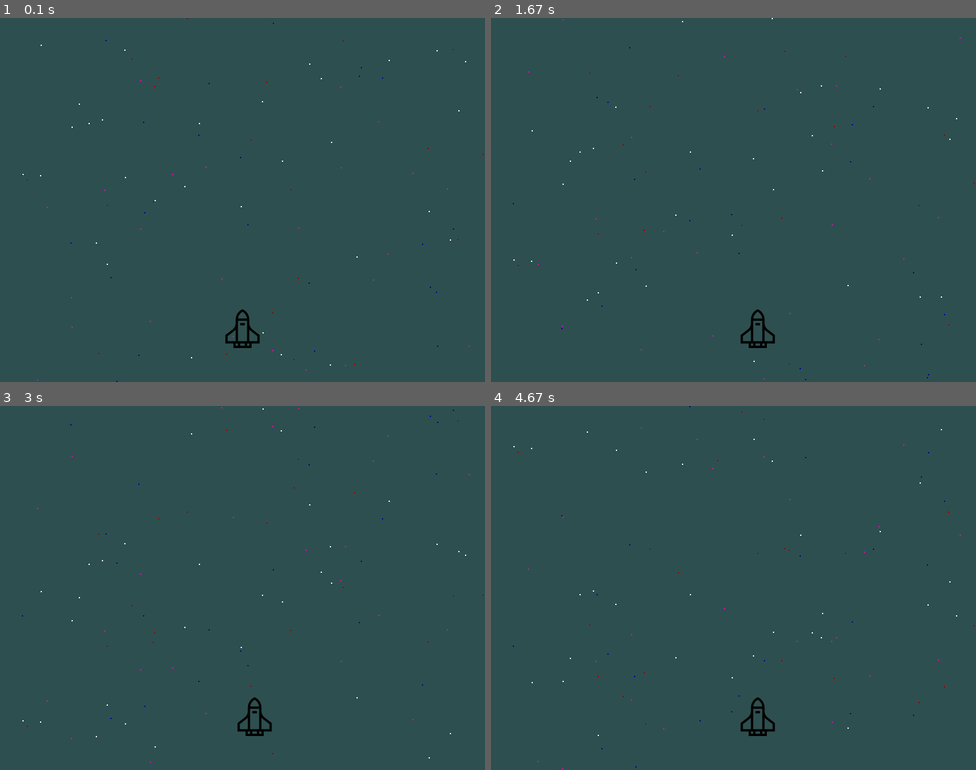
Above: before the commit, frames 1-4 (two rows, left to right).
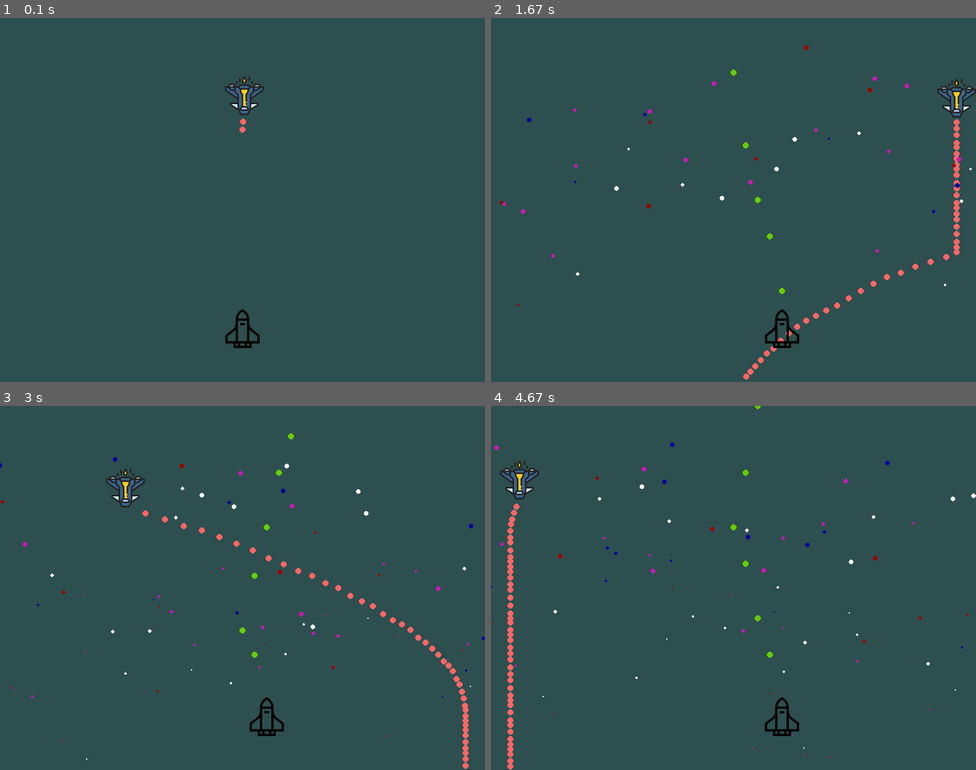
Above: after the commit, the same moments.

Repository: icynewyear/spacebolds-pygame
Game: pygame game, started from main.py
Same seed, same stepped clock (60 frames per second), same inputs: the game is played once before the commit and once after it.
Inputs:
- Up to frame 1 (0.1 s): no input
- Up to frame 2 (1.67 s): tap Space at 0.33, 0.73, 1.03, 1.23, 1.53 s; hold Right 0.67-1.13 s; hold Right 1.17-1.63 s
- Up to frame 3 (3 s): hold Left 1.67-2.2 s; tap Space at 1.73, 2.03, 2.3, 2.6, 2.73 s; hold Left 2.23-2.63 s; hold Right from 2.67 s (still down)
- Up to frame 4 (4.67 s): tap Space at 3.03, 3.4, 3.7, 3.9, 4.2, 4.4 s; release Right at 3.3 s; hold Left 3.33-3.8 s; hold Right 3.83-4.3 s; hold Right from 4.33 s (still down)

The runs differ from the first frame. In frame 1, 0.5% of the frame differs, in the area x 4-100%, y 0-100%; in frame 2, 1.9%; in frame 3, 1.9%; in frame 4, 2.0%, in the area x 0-100%, y 0-100%.

Commit message:
major refactoring. added non functional projectiles

Diff:
--- a/colors.py
+++ b/colors.py
@@ -3,4 +3,7 @@
 RED = (153,0,0)
 BLUE = (0,0,153)
 
+PLAYER_GUN = (102,204,0)
+ALIEN_GUN = (255,102,102)
+
 STAR_COLORS = (WHITE, PINK, RED, BLUE)
--- a/entity.py
+++ b/entity.py
@@ -1,15 +1,18 @@
-import pygame
+import pygame, random
 
 from settings import SCREEN_WIDTH, SCREEN_HEIGHT
+from projectiles import Bullet, BulletManager
+from colors import *
 
 
 class SpaceEntity(pygame.sprite.Sprite):
-    def __init__(self):
+    def __init__(self, screen):
         pygame.sprite.Sprite.__init__(self)
+        self.screen = screen
 
 class SpaceActor(SpaceEntity):
-    def __init__(self, icon, speed, x, y):
-        SpaceEntity.__init__(self)
+    def __init__(self, screen, icon, speed, x, y):
+        SpaceEntity.__init__(self, screen)
         self.image = icon
         self.speed = speed
         self.rect = self.image.get_rect()
@@ -17,6 +20,7 @@
         self.rect.y = y
         self.x_move_amount = 0.0
         self.y_move_amount = 0.0
+        self.bullet_manager = BulletManager(self.screen)
 
     def move(self, x_amount, y_amount):
         self.x_move_amount = x_amount
@@ -42,7 +46,48 @@
 
     def update(self):
         self.do_movement()
+        self.bullet_manager.update()
+        self.bullet_manager.render()
+
+class Alien(SpaceActor):
+    def __init__(self, screen, icon, speed, x, y):
+        SpaceActor.__init__(self, screen, icon, speed, x, y)
+        self.direction = random.randint(0,1)
+
+    def shoot(self):
+        bullet = Bullet(self.bullet_manager, self.rect.x+(self.image.get_width()/2), self.rect.y+self.image.get_height(), 10, ALIEN_GUN)
+        self.bullet_manager.add_projectile(bullet)
+
+    def move(self):
+        if self.direction == 1:
+            self.x_move_amount += self.speed
+            if self.rect.x >= SCREEN_WIDTH-self.image.get_width(): self.direction = 0
+        elif self.direction == 0:
+            self.x_move_amount -= self.speed
+            if self.rect.x <= 0: self.direction = 1
+        self.y_move_amount = random.randint(-self.speed*3,self.speed*3)
+
+    def update(self):
+        self.move()
+        self.shoot()
+        super().update()
+
 
 class Player(SpaceActor):
-    def __init__(self, icon, speed, x, y):
-        SpaceActor.__init__(self, icon, speed, x, y)
+    def __init__(self, screen, icon, speed, x, y):
+        SpaceActor.__init__(self, screen, icon, speed, x, y)
+        self.player_move = 0
+
+    def shoot(self):
+        bullet = Bullet(self.bullet_manager, self.rect.x+(self.image.get_width()/2), self.rect.y, -10, PLAYER_GUN)
+        self.bullet_manager.add_projectile(bullet)
+
+    def check_hits(self, alien_sprites):
+        for asprite in alien_sprites:
+            for bullet in self.bullet_manager.projectiles:
+                if bullet.rect.colliderect(asprite.rect):
+                    print(asprite)
+
+    def update(self):
+        self.move(self.player_move,0)
+        super().update()
--- /dev/null
+++ b/entity_factory.py
@@ -0,0 +1,30 @@
+import pygame
+
+from settings import SCREEN_WIDTH, SCREEN_HEIGHT
+from entity import Player, Alien
+from render import screen
+
+
+#player
+playerIcon = pygame.image.load('resources/spaceship.png')
+playerX = SCREEN_WIDTH/2 - playerIcon.get_width()/2
+playerY = 480
+player_speed = 10
+
+
+#Enemy
+alienIcon = pygame.transform.flip(pygame.image.load('resources/enemy.png'), False, True)
+alienX = SCREEN_WIDTH/2 - alienIcon.get_width()/2
+alienY = 100
+alien_speed = 1
+
+all_sprites = pygame.sprite.Group()
+alien_sprites = pygame.sprite.Group()
+player_bullets = pygame.sprite.Group()
+
+player = Player(screen, playerIcon, player_speed, playerX, playerY)
+alien = Alien(screen, alienIcon, alien_speed, alienX, alienY)
+
+all_sprites.add(player)
+all_sprites.add(alien)
+alien_sprites.add(alien)
--- a/main.py
+++ b/main.py
@@ -1,74 +1,62 @@
 import sys, pygame
 from pygame.color import Color
 
+from render import screen
+from settings import SCREEN_WIDTH, SCREEN_HEIGHT
+from space_map import Star
+from particles import ParticlePrinciple
 
-from settings import SCREEN_WIDTH, SCREEN_HEIGHT
-from entity import Player
-from space_map import Star
+from entity_factory import all_sprites, alien_sprites, player, alien
 
 pygame.init()
 
-screen_title = "Koboldka"
-icon = pygame.image.load('resources/goblin.png')
-
 bg_color = Color(46, 79, 79)
 
-#player
-playerIcon = pygame.image.load('resources/spaceship.png')
-playerX = SCREEN_WIDTH/2 - playerIcon.get_width()/2
-#playerY = SCREEN_HEIGHT/2 - playerIcon.get_height()/2
-playerY = 480
-player_speed = 5
-player_move = 0
 
-
-
-#Set core display
-screen = pygame.display.set_mode((SCREEN_WIDTH, SCREEN_HEIGHT))
-pygame.display.set_caption(screen_title)
-pygame.display.set_icon(icon)
-
-#instantiate player
-
-
-all_sprites = pygame.sprite.Group()
-player = Player(playerIcon, player_speed, playerX, playerY)
-all_sprites.add(player)
-
-star_field = pygame.sprite.Group()
-for s in range(100):
-    star = Star()
-    star_field.add(star)
+#star_field = pygame.sprite.Group()
+#for s in range(100):
+#    star = Star()
+#    star_field.add(star)
 
 clock = pygame.time.Clock()
 
+#Partile tests
+particle1 = ParticlePrinciple(screen)
 
+PARTICLE_EVENT = pygame.USEREVENT + 1
+pygame.time.set_timer(PARTICLE_EVENT, 40)
+player_move = 0
 #Core Game Loop
 while 1:
-
-
     for event in pygame.event.get():
         if event.type == pygame.QUIT: sys.exit()
         if event.type == pygame.KEYDOWN:
             if event.key == pygame.K_LEFT:
-                player_move = -player.speed
+                player.player_move = -player.speed
             if event.key == pygame.K_RIGHT:
-                player_move = player.speed
+                player.player_move = player.speed
+            if event.key == pygame.K_SPACE:
+                player.shoot()
         if event.type == pygame.KEYUP:
             if event.key == pygame.K_LEFT or pygame.K_RIGHT:
-                player_move = 0
+                player.player_move = 0
+        if event.type == PARTICLE_EVENT:
+            particle1.add_particles()
 
-    player.move(player_move,0)
+    player.check_hits(alien_sprites)
 
-    all_sprites.update()
-    star_field.update()
+
+    #star_field.update()
 
     # Draw / render
     screen.fill(bg_color)
 
+    all_sprites.update()
+    particle1.emit()
+
     clock.tick(30)
 
-    star_field.draw(screen)
+    #star_field.draw(screen)
     all_sprites.draw(screen)
 
 
--- a/particles.py
+++ b/particles.py
@@ -1,14 +1,34 @@
-import pygame
+import pygame, random
+
+from colors import STAR_COLORS
+from settings import SCREEN_WIDTH, SCREEN_HEIGHT
 
 class ParticlePrinciple():
-    def __init__(self):
+    def __init__(self,screen):
+        self.screen = screen
         self.particles = []
+        pygame.init()
 
     def emit(self):
-        pass
+        if self.particles:
+            self.delete_particles()
+            for particle in self.particles:
+                #move
+                particle[0][1] += particle[2]
+                #shrink
+                particle[1] -= 0.05
+                #Draw
+                pygame.draw.circle(self.screen, particle[3], particle[0], int(particle[1]))
 
     def add_particles(self):
-        pass
+        pos_x = random.randint(0,SCREEN_WIDTH)
+        pos_y = random.randint(0,SCREEN_HEIGHT/2)
+        radius = 5
+        direction = 4
+        color = random.choice(STAR_COLORS)
+        particle_cicle = [[pos_x,pos_y], radius, direction, color]
+        self.particles.append(particle_cicle)
 
     def delete_particles(self):
-        pass
+        particle_copy = [particle for particle in self.particles if particle[1] > 0]
+        self.particles = particle_copy
--- /dev/null
+++ b/projectiles.py
@@ -0,0 +1,56 @@
+import pygame
+
+from settings import SCREEN_HEIGHT
+
+class BulletManager():
+    def __init__(self, screen):
+        pygame.init()
+        self.screen = screen
+        self.projectiles =[]
+
+    def add_projectile(self, projectile):
+        self.projectiles.append(projectile)
+
+    def render(self):
+        if self.projectiles:
+            self.trim_projectiles()
+            for projectile in self.projectiles:
+                projectile.render()
+
+    def update(self):
+        if self.projectiles:
+            for projectile in self.projectiles:
+                projectile.update()
+
+    def trim_projectiles(self):
+        trimmed_projectiles = []
+        if self.projectiles:
+            for projectile in self.projectiles:
+                if projectile.y > SCREEN_HEIGHT or projectile.y < 0:
+                    projectile.remove()
+                else:
+                    trimmed_projectiles.append(projectile)
+            self.projectiles = trimmed_projectiles
+
+class Bullet(pygame.sprite.Sprite):
+    def __init__(self, manager, x, y, direction, color):
+        pygame.sprite.Sprite.__init__(self)
+        self.manager = manager
+        self.x = x
+        self.y = y
+        self.direction = direction
+        self.color = color
+
+        self.image = pygame.Surface([3,3])
+        self.image.fill((0,0,0))
+        self.rect = self.image.get_rect()
+
+    def render(self):
+        pygame.draw.circle(self.manager.screen, self.color, [self.x,self.y], 5)
+
+    def update(self):
+        self.y += self.direction
+
+
+    def remove(self):
+        pass
--- /dev/null
+++ b/render.py
@@ -0,0 +1,11 @@
+import pygame
+from settings import SCREEN_WIDTH, SCREEN_HEIGHT
+
+#Set core display
+
+screen_title = "Koboldka"
+icon = pygame.image.load('resources/goblin.png')
+
+screen = pygame.display.set_mode((SCREEN_WIDTH, SCREEN_HEIGHT))
+pygame.display.set_caption(screen_title)
+pygame.display.set_icon(icon)
